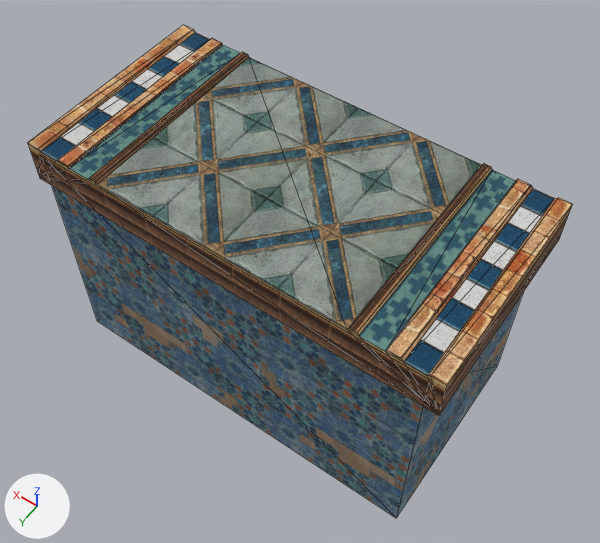
The glTF model Project/area/stage/1 sand oasis/data/environment/object/model/platform/BridgeLegless.gltf, before and after one commit.
Camera for both pictures: a 50 mm camera at (-5.68, 7.72, 9.7) aimed at (-0.14, -0.05, -2.51). Every picture has the same lights, and +X, +Y and +Z are marked at lower left. Mesh edges are drawn as thin lines. Vertices at the same position are counted once.

The older version as bpy lines, for what is in view:
```python
mat_atlas_dotted_plus = principled_material('Atlas Dotted Plus')
mat_atlas_dotted_plus.texture = img_atlas_dotted_plus
mat_atlas_dotted_plus.roughness = 1.0
mat_brick_red = principled_material('Brick Red')
mat_brick_red.texture = img_brick_red
mat_brick_red.roughness = 1.0
mat_bridge_floor = principled_material('Bridge Floor')
mat_bridge_floor.texture = img_bridge_floor
mat_bridge_floor.roughness = 1.0
mat_flower_chipped = principled_material('Flower Chipped')
mat_flower_chipped.texture = img_flower_chipped
mat_flower_chipped.roughness = 1.0
mat_trim_brown = principled_material('Trim Brown')
mat_trim_brown.texture = img_trim_brown
mat_trim_brown.roughness = 1.0
me_bridgeleglessmesh = bpy.data.meshes.new('BridgeLeglessMesh')
me_bridgeleglessmesh.from_pydata(...)  # 56 vertices, 98 faces; spans x -4.0..4.0, y -2.0..2.0, z -5.0..0.05
# faces by material slot: [8, 60, 2, 8, 20]
me_bridgeleglessmesh.materials.append(mat_flower_chipped)  # picture img_flower_chipped
me_bridgeleglessmesh.materials.append(mat_trim_brown)  # picture img_trim_brown
me_bridgeleglessmesh.materials.append(mat_bridge_floor)  # picture img_bridge_floor
me_bridgeleglessmesh.materials.append(mat_atlas_dotted_plus)  # picture img_atlas_dotted_plus
me_bridgeleglessmesh.materials.append(mat_brick_red)  # picture img_brick_red
# before: 18 (3.75, 2.0, 0.05) at pixel (37, 148), 21 (3.76, -2.0, 0.05) at pixel (193, 29), 22 (3.71, -2.0, 0.0) at pixel (195, 32), 50 (3.71, 2.0, 0.0) at pixel (40, 151)
ob_bridgeleglessmesh = bpy.data.objects.new('BridgeLeglessMesh', me_bridgeleglessmesh)
ob_bridgeleglessmesh.location = (0.0, 0.0, 0.0)
```
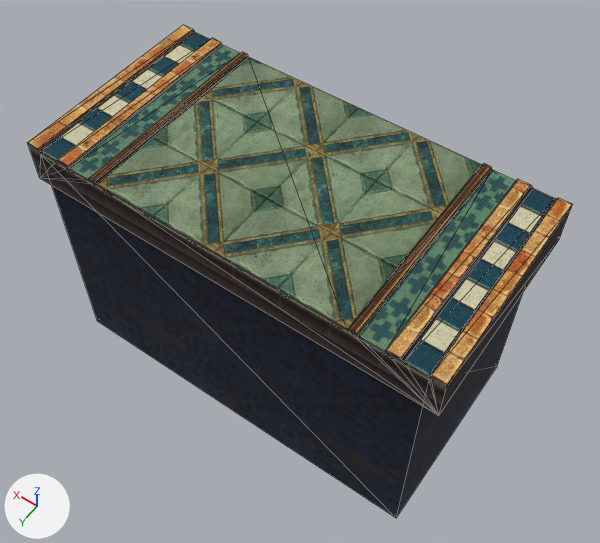
Where the change shows, as pixel boxes [x1, y1, x2, y2] in the pictures (600 x 543 px; the box of a moved part takes in the faces that stretch with it):
'BridgeLeglessMesh', recoloured, reshaped: [28, 25, 573, 518] in both
part 1 of me_bridgeleglessmesh, moved or reshaped: [38, 30, 195, 152] in both

What changed in the scene script:
```text
Change mat_flower_chipped:
    add n3 = _N.new('ShaderNodeMix'); n3.name = 'Mix'
    add n3.data_type = 'RGBA'
    add n3.blend_type = 'MULTIPLY'
    add n3.inputs[0].default_value = 1.0  # 'Factor'
    add n4 = _N.new('ShaderNodeVertexColor'); n4.name = 'Color Attribute'
    where n2 = _N.new('ShaderNodeTexImage'); n2.name = 'Image Texture'
    where n0 = _N.new('ShaderNodeBsdfPrincipled'); n0.name = 'Principled BSDF'
    remove _L.new(n2.outputs[0], n0.inputs[0])  # 'Color' to 'Base Color'
    add _L.new(n3.outputs[2], n0.inputs[0])  # 'Result' to 'Base Color'
    add _L.new(n4.outputs[0], n3.inputs[7])  # 'Color' to 'B'
    add _L.new(n2.outputs[0], n3.inputs[6])  # 'Color' to 'A'
Change mat_trim_brown:
    add n3 = _N.new('ShaderNodeMix'); n3.name = 'Mix'
    add n3.data_type = 'RGBA'
    add n3.blend_type = 'MULTIPLY'
    add n3.inputs[0].default_value = 1.0  # 'Factor'
    add n4 = _N.new('ShaderNodeVertexColor'); n4.name = 'Color Attribute'
    where n2 = _N.new('ShaderNodeTexImage'); n2.name = 'Image Texture'
    where n0 = _N.new('ShaderNodeBsdfPrincipled'); n0.name = 'Principled BSDF'
    remove _L.new(n2.outputs[0], n0.inputs[0])  # 'Color' to 'Base Color'
    add _L.new(n3.outputs[2], n0.inputs[0])  # 'Result' to 'Base Color'
    add _L.new(n4.outputs[0], n3.inputs[7])  # 'Color' to 'B'
    add _L.new(n2.outputs[0], n3.inputs[6])  # 'Color' to 'A'
Change mat_bridge_floor:
    add n3 = _N.new('ShaderNodeMix'); n3.name = 'Mix'
    add n3.data_type = 'RGBA'
    add n3.blend_type = 'MULTIPLY'
    add n3.inputs[0].default_value = 1.0  # 'Factor'
    add n4 = _N.new('ShaderNodeVertexColor'); n4.name = 'Color Attribute'
    where n2 = _N.new('ShaderNodeTexImage'); n2.name = 'Image Texture'
    where n0 = _N.new('ShaderNodeBsdfPrincipled'); n0.name = 'Principled BSDF'
    remove _L.new(n2.outputs[0], n0.inputs[0])  # 'Color' to 'Base Color'
    add _L.new(n3.outputs[2], n0.inputs[0])  # 'Result' to 'Base Color'
    add _L.new(n4.outputs[0], n3.inputs[7])  # 'Color' to 'B'
    add _L.new(n2.outputs[0], n3.inputs[6])  # 'Color' to 'A'
Change mat_atlas_dotted_plus:
    add n3 = _N.new('ShaderNodeMix'); n3.name = 'Mix'
    add n3.data_type = 'RGBA'
    add n3.blend_type = 'MULTIPLY'
    add n3.inputs[0].default_value = 1.0  # 'Factor'
    add n4 = _N.new('ShaderNodeVertexColor'); n4.name = 'Color Attribute'
    where n2 = _N.new('ShaderNodeTexImage'); n2.name = 'Image Texture'
    where n0 = _N.new('ShaderNodeBsdfPrincipled'); n0.name = 'Principled BSDF'
    remove _L.new(n2.outputs[0], n0.inputs[0])  # 'Color' to 'Base Color'
    add _L.new(n3.outputs[2], n0.inputs[0])  # 'Result' to 'Base Color'
    add _L.new(n4.outputs[0], n3.inputs[7])  # 'Color' to 'B'
    add _L.new(n2.outputs[0], n3.inputs[6])  # 'Color' to 'A'
Change mat_brick_red:
    add n3 = _N.new('ShaderNodeMix'); n3.name = 'Mix'
    add n3.data_type = 'RGBA'
    add n3.blend_type = 'MULTIPLY'
    add n3.inputs[0].default_value = 1.0  # 'Factor'
    add n4 = _N.new('ShaderNodeVertexColor'); n4.name = 'Color Attribute'
    where n2 = _N.new('ShaderNodeTexImage'); n2.name = 'Image Texture'
    where n0 = _N.new('ShaderNodeBsdfPrincipled'); n0.name = 'Principled BSDF'
    remove _L.new(n2.outputs[0], n0.inputs[0])  # 'Color' to 'Base Color'
    add _L.new(n3.outputs[2], n0.inputs[0])  # 'Result' to 'Base Color'
    add _L.new(n4.outputs[0], n3.inputs[7])  # 'Color' to 'B'
    add _L.new(n2.outputs[0], n3.inputs[6])  # 'Color' to 'A'
Add mat_cement_white:
    mat_cement_white = bpy.data.materials.new('Cement White')
    # uses the picture img_cement_white
Change me_bridgeleglessmesh:
    verts and faces of me_bridgeleglessmesh; kept vertices keep their numbers, new ones are numbered from 56
    remove me_bridgeleglessmesh.from_pydata(...)  # 56 vertices, 98 faces; spans x -4.0..4.0, y -2.0..2.0, z -5.0..0.05
    add me_bridgeleglessmesh.from_pydata(...)  # 56 vertices, 100 faces; spans x -4.0..4.0, y -2.0..2.0, z -5.0..0.05
    me_bridgeleglessmesh part 1
    add delete_faces([(18, 50, 21), (21, 50, 22)])
    add faces += [(18, 22, 21), (18, 50, 22)]  # mat_brick_red
    add me_bridgeleglessmesh.materials.append(mat_cement_white)
```
